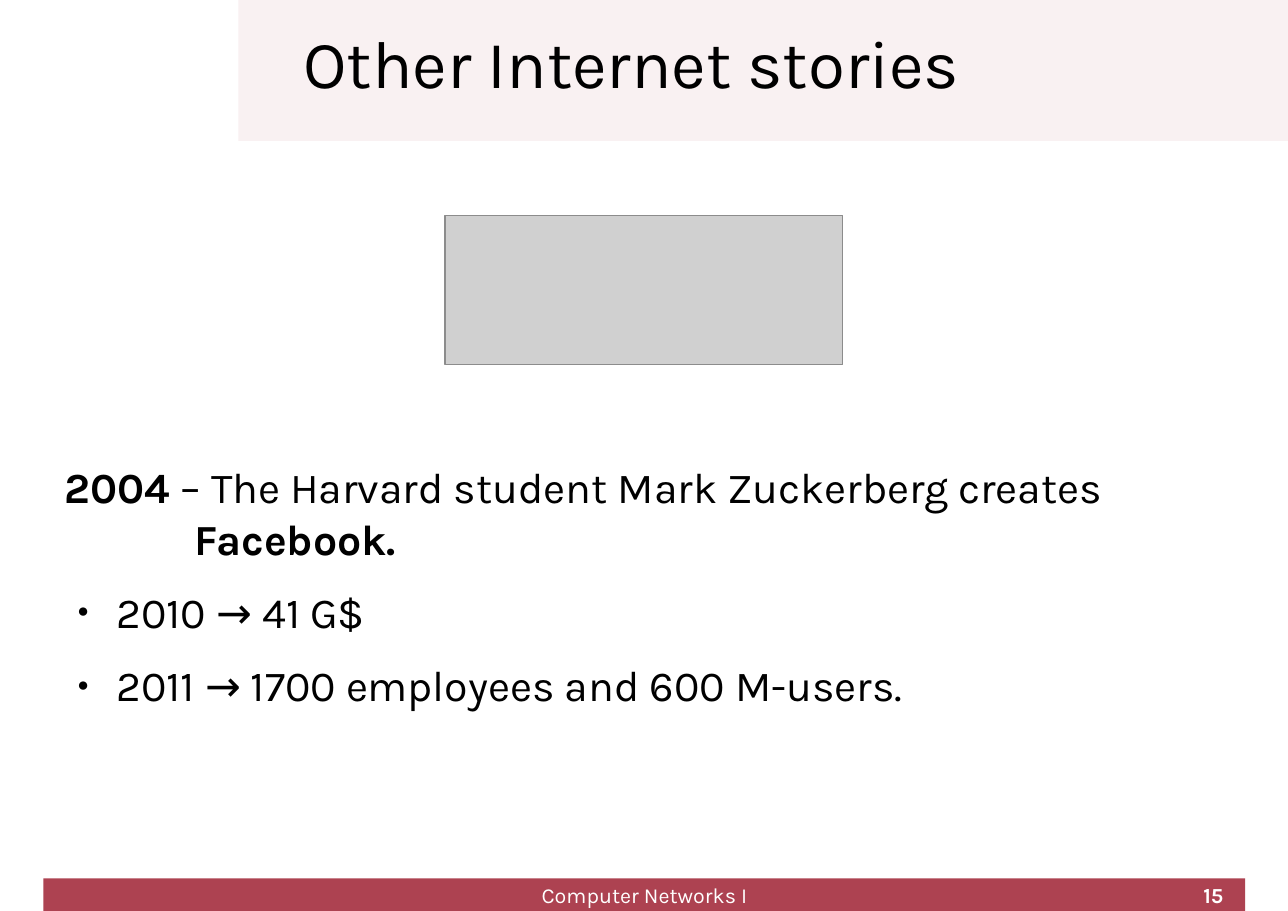
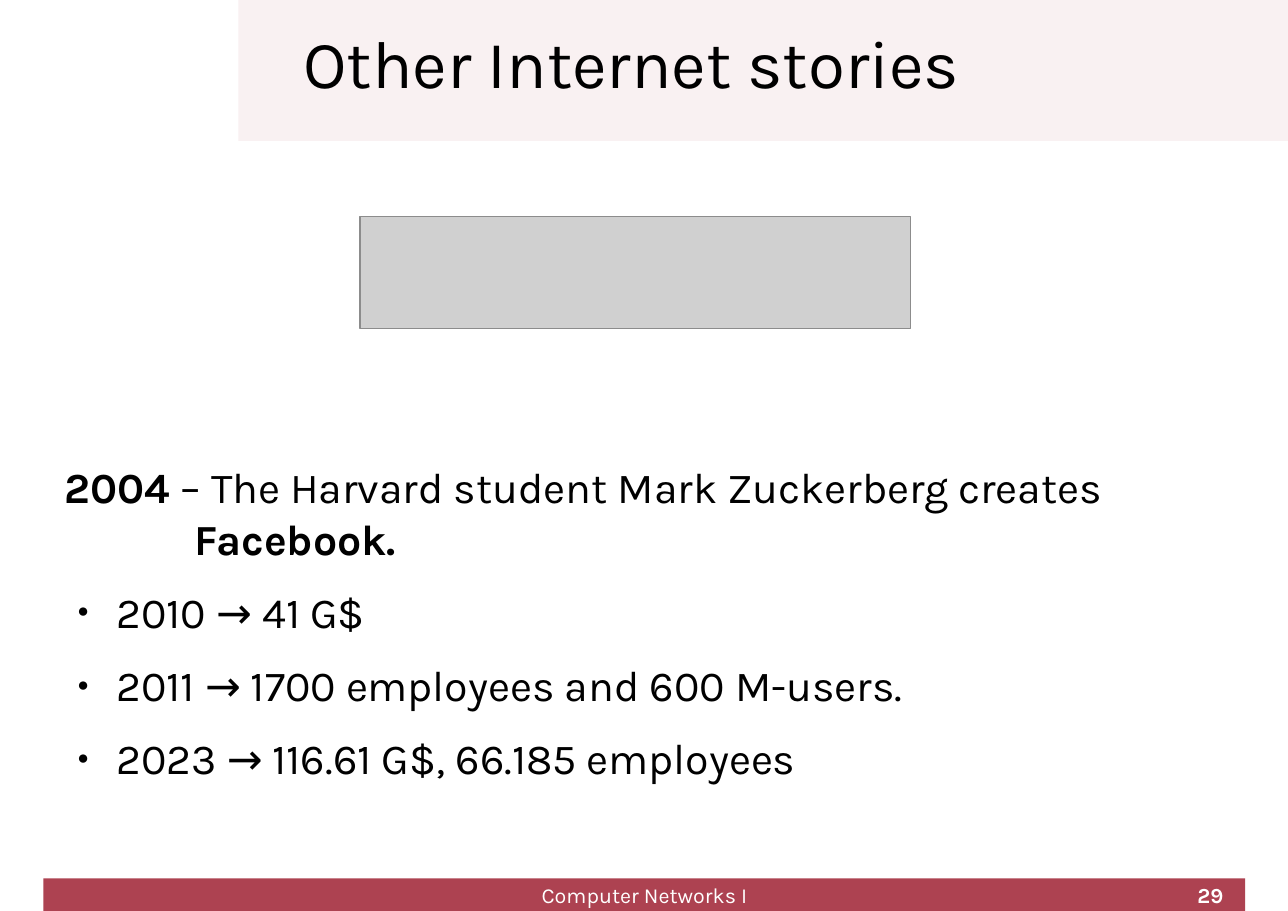
Before and after one commit to cletomartin/redes1, a slide deck: slide 29 of slides/introduction.odp (slide 15 before the commit). Drawn at 1288x911 pixels with LibreOffice and Linux fonts; fonts in the diff are those of the drawing; grey boxes stand for pictures; background and template pictures are left out. Boxes give left, top, right and bottom in pixels: in the first picture for what was removed or moved away, otherwise in the second. Text is boxed around its words. In the diff, an @@ line names an element or a change of style, - is before the commit and + after.

```diff
--- a/slides/introduction.odp
+++ b/slides/introduction.odp
@@ picture: place and size @@
-picture at bbox=[445, 215, 843, 365]
+picture at bbox=[360, 217, 911, 328]
@@ text at bbox=[116, 743, 796, 785]: paragraph added @@
+● 2023 → 116.61 G$, 66.185 employees
@@ page number at bbox=[1197, 889, 1223, 904]: text changed @@
-15
+29
```
Also in this commit, not shown: 7 other slides changed, 18 slides added, 3 slides removed, 1 other file.
